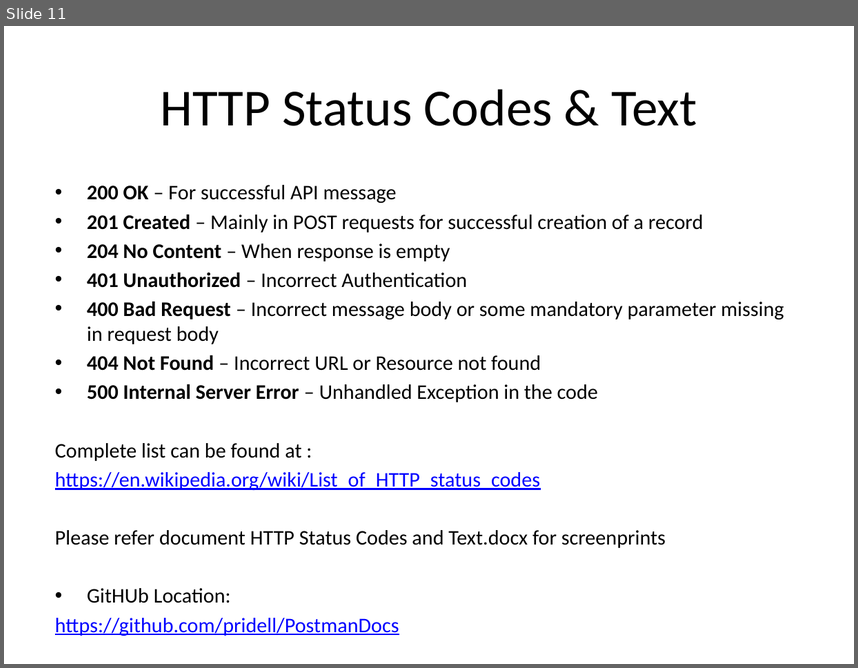
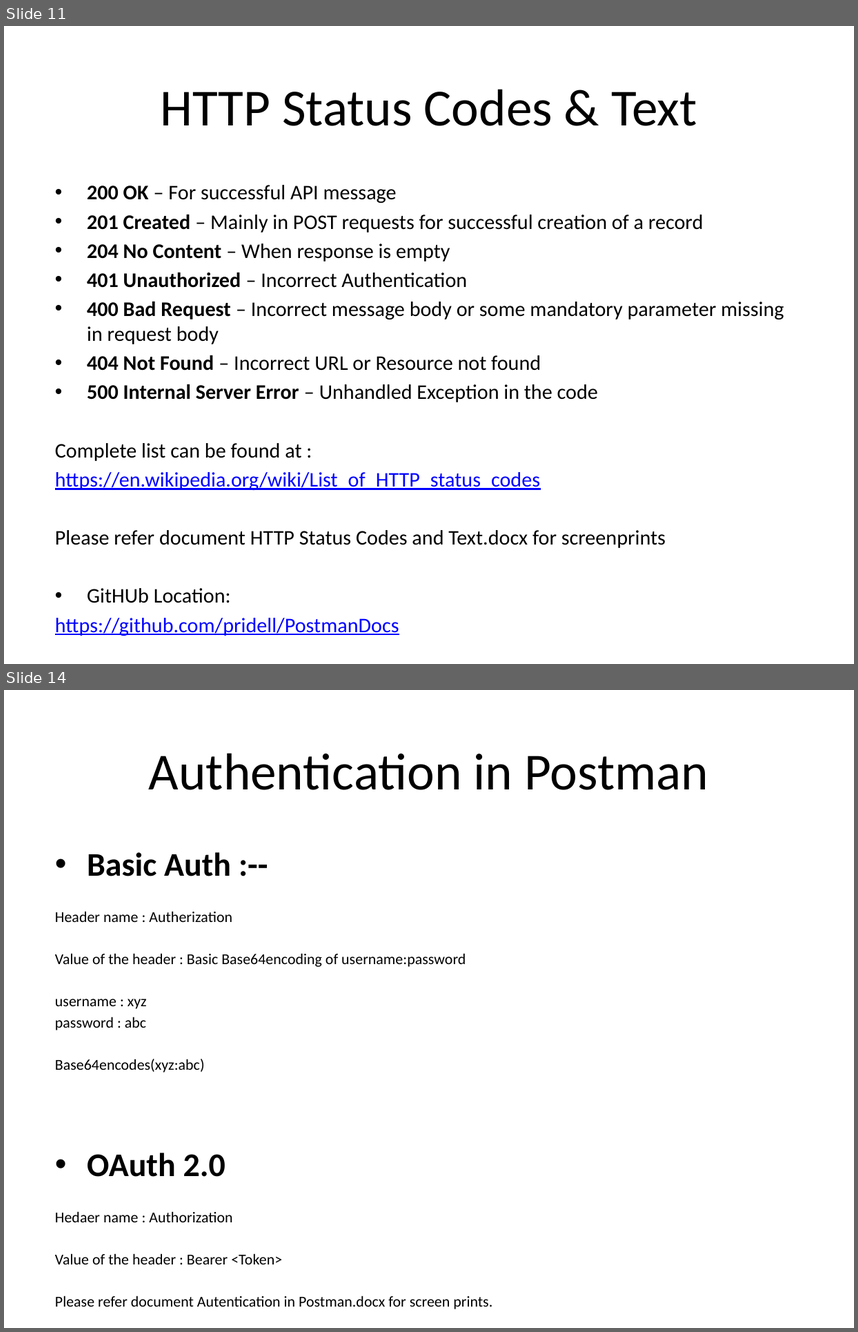
Before and after one commit to pridell/PostmanDocs, a slide deck: API & Web Services Testing Training Postman.pptx. Shown one above the other, each under a label of ours: slide 11 before the commit, slides 11 and 14 after it; the slides between them are not shown. The pictures are 858x668 and 858x1332 pixels, drawn with LibreOffice and Linux fonts; fonts in the diff are those of the drawing. Boxes give left, top, right and bottom in pixels: in the first picture for what was removed or moved away, otherwise in the second. Text is boxed around its words. In the diff, an @@ line names an element or a change of style, - is before the commit and + after.

```diff
--- a/API & Web Services Testing Training Postman.pptx
+++ b/API & Web Services Testing Training Postman.pptx
@@ slide 14 added at box(4, 690, 854, 1328), background #FFFFFF @@
@@ title added at box(149, 753, 708, 790), 44 pt, text #000000 @@
+Authentication in Postman
@@ text added at box(55, 852, 493, 1309), 12.8 pt, text #000000 @@
+• Basic Auth :--
+Header name : Autherization
+Value of the header : Basic Base64encoding of username:password
+username : xyz
+password : abc
+Base64encodes(xyz:abc)
+• OAuth 2.0
+Hedaer name : Authorization
+Value of the header : Bearer <Token>
+Please refer document Autentication in Postman.docx for screen prints.
```
Also in this commit, not shown: 1 slide changed, 2 other slides added, 3 other files.
